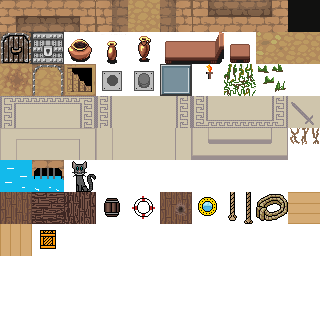
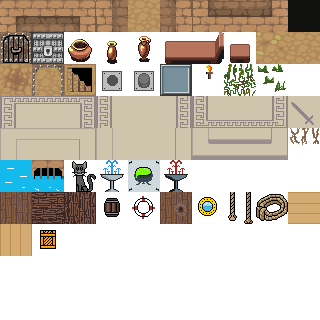
Comparing the layer stacks of the two 320x320 images. Changes:
painted on "tilemap.png" over [100, 160, 188, 192]
